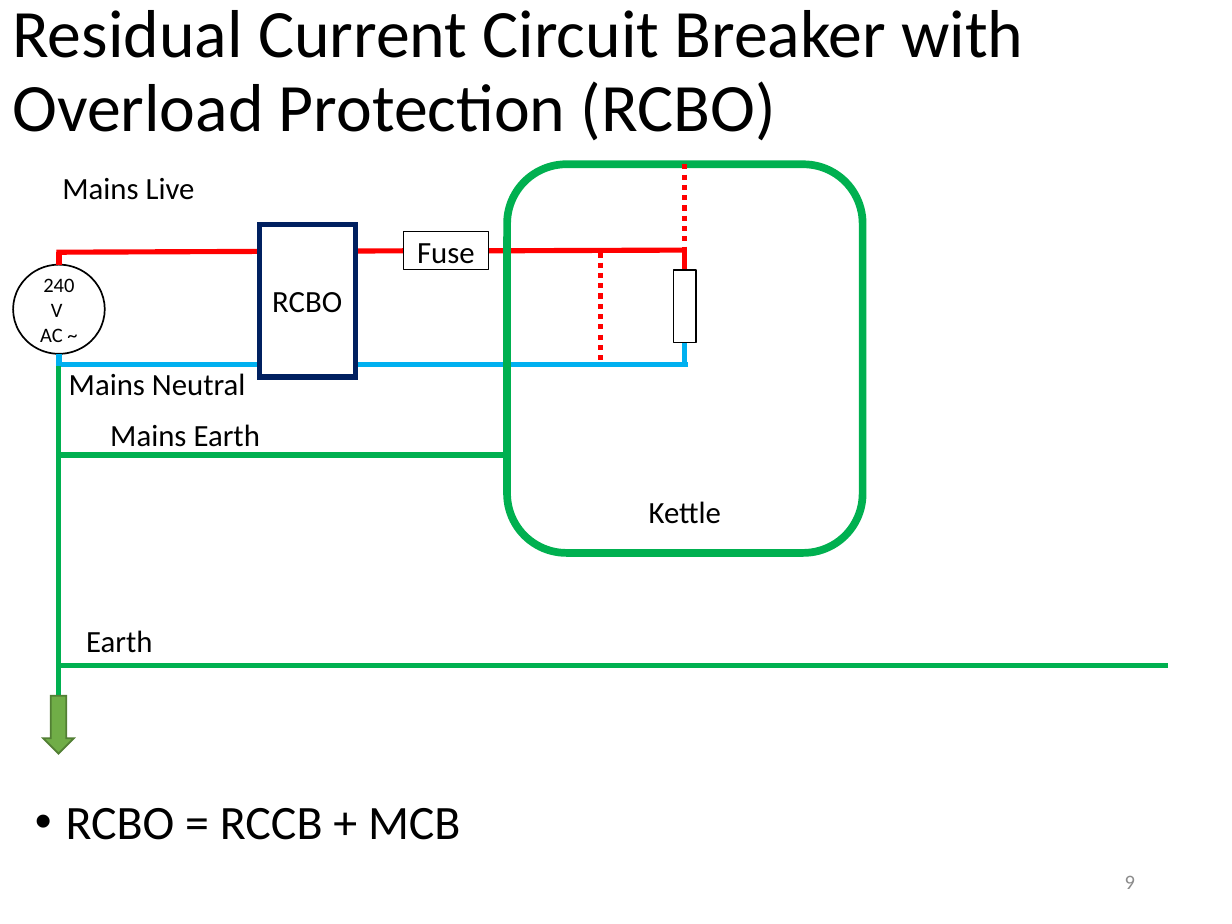
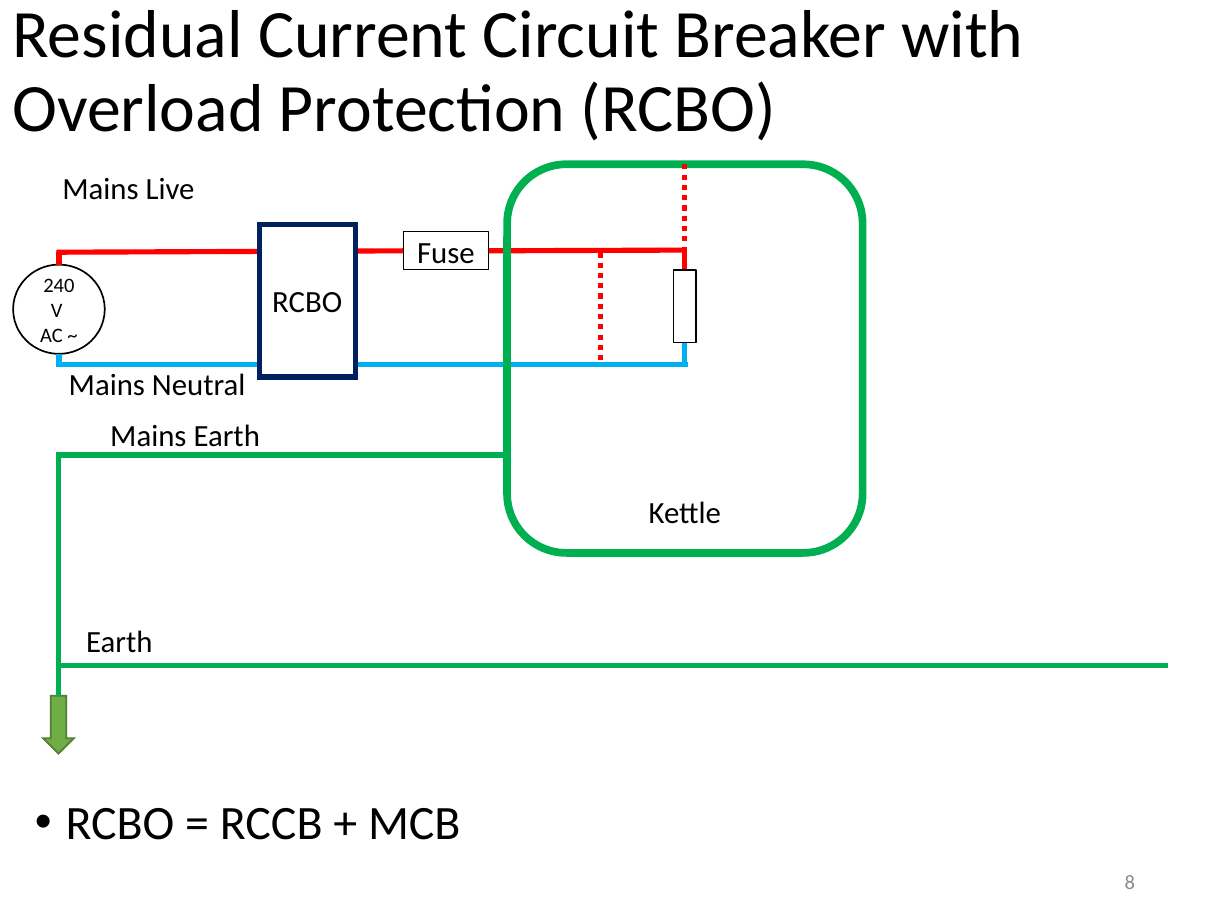
Before and after one commit to wemakerspace/repair-kopitiam-training-and-equipment, a slide deck: slide 8 of training/RK Circuit Breaker Training.pptx (slide 9 before the commit). Drawn at 1232x924 pixels with LibreOffice and Linux fonts; fonts in the diff are those of the drawing. Boxes give left, top, right and bottom in pixels: in the first picture for what was removed or moved away, otherwise in the second. Text is boxed around its words. In the diff, an @@ line names an element or a change of style, - is before the commit and + after.

```diff
--- a/training/RK Circuit Breaker Training.pptx
+++ b/training/RK Circuit Breaker Training.pptx
@@ line moved from (59, 696) - (59, 366) to (59, 696) - (59, 455) @@
@@ page number at (1125,875,1135,889): text changed @@
-9
+8
```
Also in this commit, not shown: 9 other slides changed.
